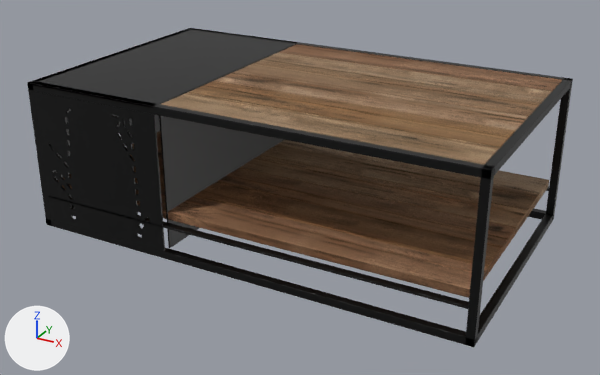
The glTF model models/coffee-dustin.glb, before and after one commit.
Rendered twice from a 50 mm lens placed at (0.984, -1.8, 1.002), pointed at (0.013, -0.034, 0.119). Arrows for +X, +Y and +Z are at lower left; the lights stay in place. The first picture is the older version. Where no turn or scale is listed for an object, it has been applied to the vertices. Vertices at exactly the same position are counted once.
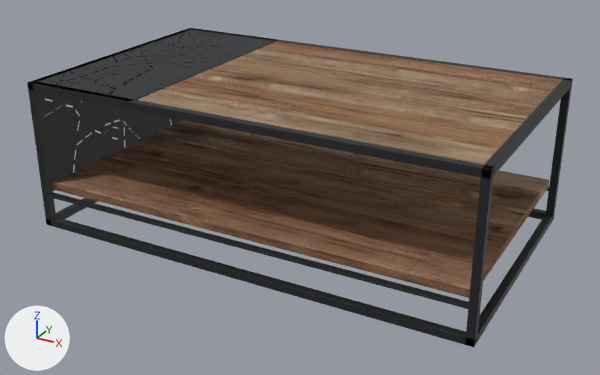
Where the newer file only moved an object's origin or applied its transform, the numbers keep the older frame.

Boxes [x1, y1, x2, y2] around the edits, measured in the pictures (600 x 375 px; the box of a moved part takes in the faces that stretch with it):
part 1 of me_mesh_12, deleted (black): before [34, 91, 165, 251]
part 2 of me_mesh_12, deleted (black): before [159, 115, 284, 248]
part 3 of me_mesh_12, moved or reshaped: before [27, 29, 299, 198]; after [28, 28, 277, 191]
part 4 of me_mesh_12, recoloured: [28, 31, 566, 345] in both

What changed in the scene script:
```text
Change mat_recycled_elm_004:
    where n2 = _N.new('ShaderNodeMix'); n2.name = 'Mix'
    n2.inputs[7].default_value: (0.726, 0.536, 0.333, 1.0) -> (0.83, 0.621, 0.466, 1.0)  # 'B', beige #ddc19c -> 'B', beige #ebcfb6
Change mat_recycled_elm_005:
    where n2 = _N.new('ShaderNodeMix'); n2.name = 'Mix'
    n2.inputs[7].default_value: (0.873, 0.78, 0.675, 1.0) -> (0.944, 0.871, 0.813, 1.0)  # 'B', pale yellow #f0e5d6 -> 'B', white #f9f0e9
Change mat_recycled_elm_008:
    where n2 = _N.new('ShaderNodeMix'); n2.name = 'Mix'
    n2.inputs[7].default_value: (0.875, 0.681, 0.519, 1.0) -> (0.939, 0.77, 0.672, 1.0)  # 'B', beige #f0d7bf -> 'B', pale pink #f8e3d6
Change mat_recycled_elm_009:
    where n2 = _N.new('ShaderNodeMix'); n2.name = 'Mix'
    n2.inputs[7].default_value: (0.784, 0.554, 0.405, 1.0) -> (0.874, 0.644, 0.544, 1.0)  # 'B', beige #e5c4ab -> 'B', beige #f0d2c3
Change mat_recycled_elm_010:
    where n2 = _N.new('ShaderNodeMix'); n2.name = 'Mix'
    n2.inputs[7].default_value: (0.811, 0.551, 0.352, 1.0) -> (0.894, 0.636, 0.5, 1.0)  # 'B', beige #e9c4a0 -> 'B', beige #f3d1bc
Change mat_recycled_elm_011:
    where n2 = _N.new('ShaderNodeMix'); n2.name = 'Mix'
    n2.inputs[7].default_value: (0.745, 0.529, 0.416, 1.0) -> (0.846, 0.622, 0.546, 1.0)  # 'B', beige #e0c0ad -> 'B', beige #edcfc3
Add mat_black_lacquer:
    mat_black_lacquer = principled_material('black lacquer')
    mat_black_lacquer.base_color = (0.0185, 0.0203, 0.0232)  # black #25272a
    mat_black_lacquer.metallic = 0.2
    mat_black_lacquer.roughness = 0.55
Change me_mesh_12:
    used by ob_mesh_12; location = (0.0, 0.0, 0.2)
    remove me_mesh_12.from_pydata(...)  # 3666 vertices, 8544 faces; spans x -0.6..0.6, y -0.35..0.35, z -0.2..0.2
    add me_mesh_12.from_pydata(...)  # 3072 vertices, 7188 faces; spans x -0.6..0.6, y -0.35..0.35, z -0.2..0.2
    me_mesh_12 part 1: the loose piece of 296 vertices spanning x -0.58..-0.2, y -0.35..-0.346, z -0.18..0.18 is deleted
    me_mesh_12 part 2: the loose piece of 152 vertices spanning x -0.202..-0.198, y -0.33..0.33, z -0.18..0.18 is deleted
    me_mesh_12 part 3: 14 vertices moved from x -0.6..-0.2, y -0.349..0.35, z -0.179..0.195 to x -0.6..-0.423, y -0.349..0.349, z -0.112..0.2; 896 vertices removed from x -0.6..-0.2, y -0.35..0.35, z -0.18..0.2; 1246 vertices added at x -0.6..-0.271, y -0.349..0.349, z -0.113..0.2
    me_mesh_12 part 4: 4057 faces spanning x -0.6..0.6, y -0.35..0.35, z -0.2..0.2 switch from mat_black_steel (black #121212) to mat_black_lacquer (black #25272a)
    other edits to the shape of me_mesh_12 do not show in these pictures
```
